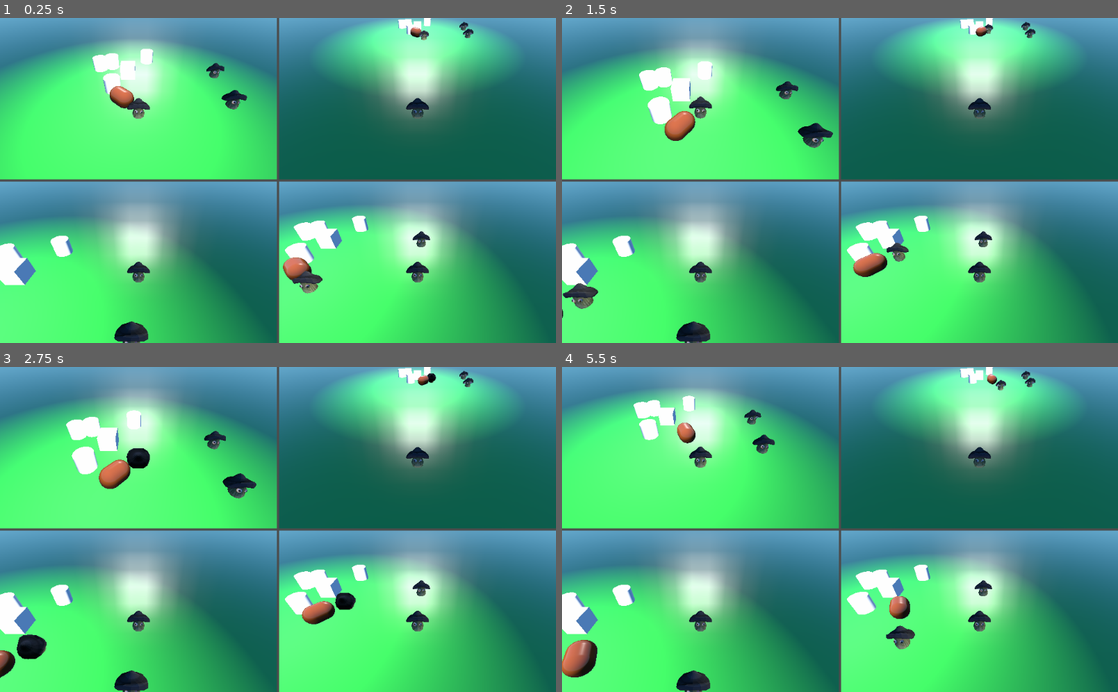
Above: before the commit, frames 1-4 (two rows, left to right).
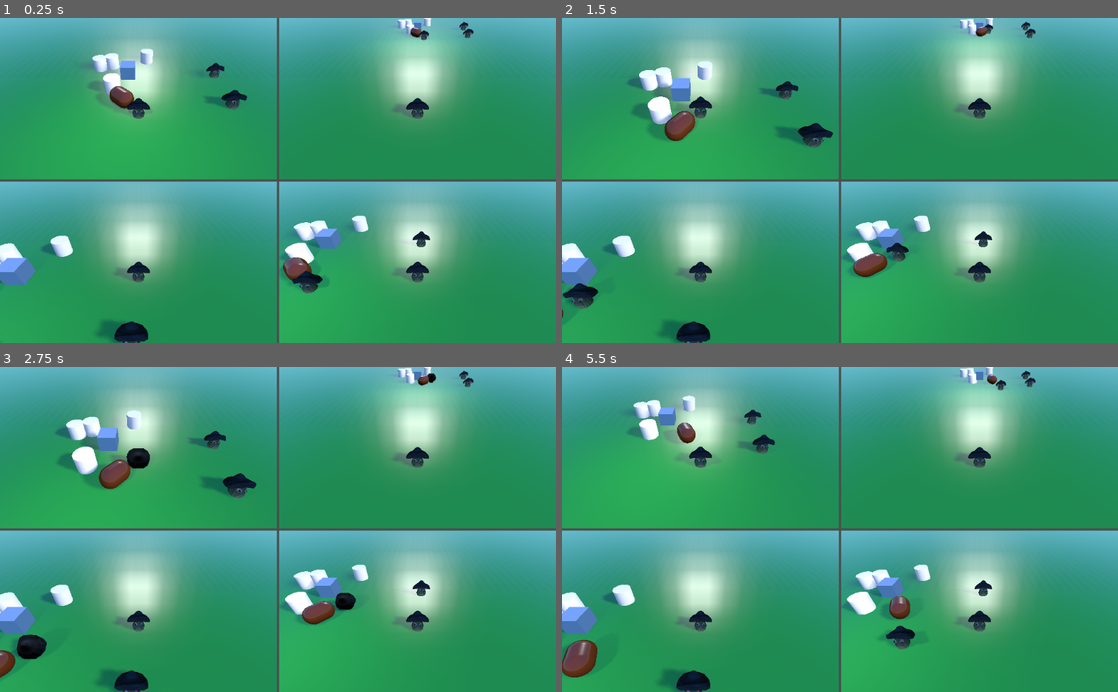
Above: after the commit, the same moments.

Repository: JohnMeadow1/ShroomDoom
Game: Godot game, scene res://viewports/viewports.tscn
Same seed, same stepped clock (60 frames per second), same inputs: the game is played once before the commit and once after it.
Inputs (mouse positions are in pixels of both pictures, inside the frame that each line leads up to):
- Up to frame 1 (0.25 s): no input
- Up to frame 2 (1.5 s): tap Enter at 0.5 s; move the mouse to (962, 164) at 0.52 s; hold Up (move_up_p1) 0.53-1.28 s; move the mouse to (728, 196) at 1.27 s; hold Down (move_down_p1) from 1.28 s (still down)
- Up to frame 3 (2.75 s): move the mouse to (333, 458) at 2.02 s; release Down (move_down_p1) at 2.03 s; hold Up (move_up_p1) from 2.03 s (still down)
- Up to frame 4 (5.5 s): move the mouse to (812, 594) at 2.77 s; move the mouse to (1006, 578) at 3.52 s; release Up (move_up_p1) at 3.53 s; hold Down (move_down_p1) from 3.53 s (still down); move the mouse to (673, 480) at 4.27 s; move the mouse to (867, 529) at 5.02 s

The runs differ from the first frame. In frame 1, 78% of the frame differs, in the area x 0-100%, y 0-100%; in frame 2, 77%; in frame 3, 76%; in frame 4, 77%.

Commit message:
shadows are back

Diff:
--- a/source/default_env.tres
+++ b/source/default_env.tres
@@ -7,8 +7,8 @@
 sky_horizon_color = Color( 0.556863, 0.823529, 0.909804, 1 )
 sky_curve = 0.25
 sky_energy = 1.0
-ground_bottom_color = Color( 0.101961, 0.145098, 0.188235, 1 )
-ground_horizon_color = Color( 0.482353, 0.788235, 0.952941, 1 )
+ground_bottom_color = Color( 0.188235, 0.126226, 0.101961, 1 )
+ground_horizon_color = Color( 0, 0.535156, 0.121246, 1 )
 ground_curve = 0.01
 ground_energy = 1.0
 sun_color = Color( 1, 1, 1, 1 )
@@ -19,6 +19,7 @@
 sun_curve = 0.05
 sun_energy = 16.0
 texture_size = 2
+_sections_unfolded = [ "Ground", "Sky" ]
 
 [resource]
 
@@ -98,3 +99,4 @@
 adjustment_brightness = 1.0
 adjustment_contrast = 1.0
 adjustment_saturation = 1.0
+_sections_unfolded = [ "Background" ]
--- a/source/main.tscn
+++ b/source/main.tscn
@@ -92,12 +92,12 @@
 
 transform = Transform( 1, 0, 0, 0, 1, 0, 0, 0, 1, 0, 0.870786, -6.3119 )
 
-[node name="OmniLight" type="OmniLight" parent="." index="3"]
+[node name="OmniLight2" type="OmniLight" parent="." index="3"]
 
-transform = Transform( 1, 0, 0, 0, 1, 0, 0, 0, 1, 0, 11.1384, 0 )
+transform = Transform( 1, 0, 0, 0, 1, 0, 0, 0, 1, 0, 7.84562, 4.36644 )
 layers = 1
 light_color = Color( 1, 1, 1, 1 )
-light_energy = 10.0
+light_energy = 1.0
 light_indirect_energy = 1.0
 light_negative = false
 light_specular = 0.5
@@ -109,8 +109,51 @@
 shadow_contact = 0.0
 shadow_reverse_cull_face = false
 editor_only = false
-omni_range = 25.1138
+omni_range = 19.1613
 omni_attenuation = 1.0
 omni_shadow_mode = 1
 omni_shadow_detail = 1
-_sections_unfolded = [ "Light", "Omni", "Shadow" ]
+_sections_unfolded = [ "Light", "Shadow" ]
+
+[node name="DirectionalLight" type="DirectionalLight" parent="OmniLight2" index="0"]
+
+transform = Transform( 0.256896, -0.593734, 0.762551, 0.189555, 0.804662, 0.562662, -0.947667, 0, 0.319259, 0, 2.45896, 5.17355 )
+layers = 1
+light_color = Color( 1, 1, 1, 1 )
+light_energy = 1.0
+light_indirect_energy = 1.0
+light_negative = false
+light_specular = 0.5
+light_bake_mode = 2
+light_cull_mask = -1
+shadow_enabled = true
+shadow_color = Color( 0, 0, 0, 1 )
+shadow_bias = 0.1
+shadow_contact = 0.0
+shadow_reverse_cull_face = false
+editor_only = false
+directional_shadow_mode = 2
+directional_shadow_split_1 = 0.1
+directional_shadow_split_2 = 0.2
+directional_shadow_split_3 = 0.5
+directional_shadow_blend_splits = false
+directional_shadow_normal_bias = 0.8
+directional_shadow_bias_split_scale = 0.25
+directional_shadow_depth_range = 0
+directional_shadow_max_distance = 200.0
+_sections_unfolded = [ "Light", "Shadow" ]
+
+[node name="BakedLightmap" type="BakedLightmap" parent="." index="4"]
+
+transform = Transform( 1, 0, 0, 0, 1, 0, 0, 0, 1, 0, 9.36707, 0 )
+layers = 1
+bake_cell_size = 0.25
+bake_quality = 1
+bake_mode = 0
+bake_propagation = 1.0
+bake_energy = 1.0
+bake_hdr = false
+bake_extents = Vector3( 85.6064, 10, 66.1049 )
+capture_cell_size = 0.5
+image_path = "."
+light_data = null
--- a/source/objects/tree.tscn
+++ b/source/objects/tree.tscn
@@ -32,9 +32,9 @@
 
 layers = 1
 material_override = null
-cast_shadow = 2
+cast_shadow = 1
 extra_cull_margin = 0.0
-use_in_baked_light = false
+use_in_baked_light = true
 lod_min_distance = 0.0
 lod_min_hysteresis = 0.0
 lod_max_distance = 0.0
--- a/source/player/player.tscn
+++ b/source/player/player.tscn
@@ -63,7 +63,7 @@
 distance_fade_enable = false
 _sections_unfolded = [ "Roughness" ]
 
-[node name="player" type="KinematicBody" index="0"]
+[node name="player" type="KinematicBody"]
 
 transform = Transform( 1, 0, 0, 0, -4.37114e-008, -1, 0, 1, -4.37114e-008, 0, 1, 0 )
 input_ray_pickable = true
--- a/source/start.tscn
+++ b/source/start.tscn
@@ -3,7 +3,7 @@
 [ext_resource path="res://icon.png" type="Texture" id=1]
 [ext_resource path="res://button.gd" type="Script" id=2]
 
-[node name="start" type="Node" index="0"]
+[node name="start" type="Node"]
 
 _sections_unfolded = [ "Anchor", "Focus", "Grow Direction", "Hint", "Margin", "Material", "Mouse", "Pause", "Rect", "Size Flags", "Textures", "Theme", "Visibility" ]
 
--- /dev/null
+++ b/source/test.tscn
@@ -0,0 +1,182 @@
+[gd_scene load_steps=3 format=2]
+
+[sub_resource type="PlaneMesh" id=1]
+
+custom_aabb = AABB( 0, 0, 0, 0, 0, 0 )
+size = Vector2( 10, 10 )
+subdivide_width = 0
+subdivide_depth = 0
+
+[sub_resource type="CubeMesh" id=2]
+
+custom_aabb = AABB( 0, 0, 0, 0, 0, 0 )
+size = Vector3( 1, 1, 1 )
+subdivide_width = 0
+subdivide_height = 0
+subdivide_depth = 0
+
+[node name="Node" type="Node"]
+
+[node name="ViewportContainer" type="ViewportContainer" parent="." index="0"]
+
+anchor_left = 0.0
+anchor_top = 0.0
+anchor_right = 0.0
+anchor_bottom = 0.0
+margin_right = 40.0
+margin_bottom = 40.0
+rect_pivot_offset = Vector2( 0, 0 )
+rect_clip_content = false
+mouse_filter = 0
+mouse_default_cursor_shape = 0
+size_flags_horizontal = 1
+size_flags_vertical = 1
+stretch = false
+stretch_shrink = 1
+
+[node name="Viewport" type="Viewport" parent="ViewportContainer" index="0"]
+
+arvr = false
+size = Vector2( 100, 100 )
+own_world = false
+world = null
+transparent_bg = false
+msaa = 0
+hdr = true
+disable_3d = false
+usage = 2
+debug_draw = 0
+render_target_v_flip = false
+render_target_clear_mode = 0
+render_target_update_mode = 3
+audio_listener_enable_2d = false
+audio_listener_enable_3d = false
+physics_object_picking = false
+gui_disable_input = false
+gui_snap_controls_to_pixels = true
+shadow_atlas_size = 0
+shadow_atlas_quad_0 = 2
+shadow_atlas_quad_1 = 2
+shadow_atlas_quad_2 = 3
+shadow_atlas_quad_3 = 4
+
+[node name="Camera" type="Camera" parent="ViewportContainer/Viewport" index="0"]
+
+transform = Transform( 1, 0, 0, 0, 0.839697, 0.543055, 0, -0.543055, 0.839697, 0, 1.63026, 1.40128 )
+keep_aspect = 1
+cull_mask = 1048575
+environment = null
+h_offset = 0.0
+v_offset = 0.0
+doppler_tracking = 0
+projection = 0
+current = true
+fov = 70.0
+size = 1.0
+near = 0.05
+far = 100.0
+
+[node name="MeshInstance" type="MeshInstance" parent="ViewportContainer/Viewport" index="1"]
+
+transform = Transform( 1, 0, 0, 0, 1, 0, 0, 0, 1, 0, 0.794145, 0 )
+layers = 1
+material_override = null
+cast_shadow = 1
+extra_cull_margin = 0.0
+use_in_baked_light = false
+lod_min_distance = 0.0
+lod_min_hysteresis = 0.0
+lod_max_distance = 0.0
+lod_max_hysteresis = 0.0
+mesh = SubResource( 1 )
+skeleton = NodePath("..")
+material/0 = null
+
+[node name="MeshInstance2" type="MeshInstance" parent="ViewportContainer/Viewport" index="2"]
+
+transform = Transform( 1, 0, 0, 0, 1, 0, 0, 0, 1, 0, 0.794145, 0 )
+layers = 1
+material_override = null
+cast_shadow = 1
+extra_cull_margin = 0.0
+use_in_baked_light = false
+lod_min_distance = 0.0
+lod_min_hysteresis = 0.0
+lod_max_distance = 0.0
+lod_max_hysteresis = 0.0
+mesh = SubResource( 2 )
+skeleton = NodePath("..")
+material/0 = null
+
+[node name="DirectionalLight" type="DirectionalLight" parent="ViewportContainer/Viewport" index="3"]
+
+transform = Transform( 0.0815569, -0.850926, 0.518915, 0, 0.520649, 0.853771, -0.996669, -0.0696308, 0.0424625, 7.83064, 6.42677, 4.12442 )
+layers = 1
+light_color = Color( 1, 1, 1, 1 )
+light_energy = 1.0
+light_indirect_energy = 1.0
+light_negative = false
+light_specular = 0.5
+light_bake_mode = 1
+light_cull_mask = -1
+shadow_enabled = true
+shadow_color = Color( 0, 0, 0, 1 )
+shadow_bias = 0.0
+shadow_contact = 0.0
+shadow_reverse_cull_face = false
+editor_only = false
+directional_shadow_mode = 2
+directional_shadow_split_1 = 0.1
+directional_shadow_split_2 = 0.2
+directional_shadow_split_3 = 0.5
+directional_shadow_blend_splits = false
+directional_shadow_normal_bias = 0.8
+directional_shadow_bias_split_scale = 0.25
+directional_shadow_depth_range = 0
+directional_shadow_max_distance = 200.0
+_sections_unfolded = [ "Shadow" ]
+
+[node name="ViewportContainer2" type="ViewportContainer" parent="." index="1"]
+
+anchor_left = 0.0
+anchor_top = 0.0
+anchor_right = 0.0
+anchor_bottom = 0.0
+margin_left = 552.0
+margin_top = 39.0
+margin_right = 847.0
+margin_bottom = 334.0
+rect_pivot_offset = Vector2( 0, 0 )
+rect_clip_content = false
+mouse_filter = 0
+mouse_default_cursor_shape = 0
+size_flags_horizontal = 1
+size_flags_vertical = 1
+stretch = false
+stretch_shrink = 1
+
+[node name="Viewport2" type="Viewport" parent="ViewportContainer2" index="0"]
+
+arvr = false
+size = Vector2( 100, 100 )
+own_world = false
+world = null
+transparent_bg = false
+msaa = 0
+hdr = true
+disable_3d = false
+usage = 2
+debug_draw = 0
+render_target_v_flip = false
+render_target_clear_mode = 0
+render_target_update_mode = 3
+audio_listener_enable_2d = false
+audio_listener_enable_3d = false
+physics_object_picking = false
+gui_disable_input = false
+gui_snap_controls_to_pixels = true
+shadow_atlas_size = 0
+shadow_atlas_quad_0 = 2
+shadow_atlas_quad_1 = 2
+shadow_atlas_quad_2 = 3
+shadow_atlas_quad_3 = 4
--- a/source/viewports/viewports.tscn
+++ b/source/viewports/viewports.tscn
@@ -4,7 +4,7 @@
 [ext_resource path="res://main.tscn" type="PackedScene" id=2]
 [ext_resource path="res://player/player.tscn" type="PackedScene" id=3]
 
-[node name="splitscreen" type="Node"]
+[node name="splitscreen" type="Node" index="0"]
 
 script = ExtResource( 1 )
 
@@ -60,39 +60,16 @@
 physics_object_picking = false
 gui_disable_input = false
 gui_snap_controls_to_pixels = true
-shadow_atlas_size = -1
-shadow_atlas_quad_0 = 2
-shadow_atlas_quad_1 = 2
-shadow_atlas_quad_2 = 3
-shadow_atlas_quad_3 = 4
-_sections_unfolded = [ "Audio Listener", "Rendering", "Shadow Atlas" ]
+shadow_atlas_size = 2048
+shadow_atlas_quad_0 = 2
+shadow_atlas_quad_1 = 2
+shadow_atlas_quad_2 = 3
+shadow_atlas_quad_3 = 4
+_sections_unfolded = [ "Audio Listener", "Render Target", "Rendering", "Shadow Atlas" ]
 
 [node name="main" parent="ViewportsContainer/Player1/Viewport1" index="0" instance=ExtResource( 2 )]
 
 [node name="player" parent="ViewportsContainer/Player1/Viewport1" index="1" instance=ExtResource( 3 )]
-
-[node name="OmniLight" type="OmniLight" parent="ViewportsContainer/Player1/Viewport1" index="2"]
-
-transform = Transform( 1, 0, 0, 0, 1, 0, 0, 0, 1, 0, 2.94309, 2.79581 )
-layers = 1
-light_color = Color( 1, 1, 1, 1 )
-light_energy = 1.0
-light_indirect_energy = 1.0
-light_negative = false
-light_specular = 0.5
-light_bake_mode = 1
-light_cull_mask = -1
-shadow_enabled = true
-shadow_color = Color( 0, 0, 0, 1 )
-shadow_bias = 0.15
-shadow_contact = 0.0
-shadow_reverse_cull_face = false
-editor_only = false
-omni_range = 31.1206
-omni_attenuation = 1.0
-omni_shadow_mode = 1
-omni_shadow_detail = 1
-_sections_unfolded = [ "Shadow" ]
 
 [node name="Player2" type="ViewportContainer" parent="ViewportsContainer" index="1"]
 
@@ -133,12 +110,12 @@
 physics_object_picking = false
 gui_disable_input = false
 gui_snap_controls_to_pixels = true
-shadow_atlas_size = 0
-shadow_atlas_quad_0 = 2
-shadow_atlas_quad_1 = 2
-shadow_atlas_quad_2 = 3
-shadow_atlas_quad_3 = 4
-_sections_unfolded = [ "Rendering" ]
+shadow_atlas_size = 2048
+shadow_atlas_quad_0 = 2
+shadow_atlas_quad_1 = 2
+shadow_atlas_quad_2 = 3
+shadow_atlas_quad_3 = 4
+_sections_unfolded = [ "Rendering", "Shadow Atlas" ]
 
 [node name="player2" parent="ViewportsContainer/Player2/Viewport2" index="0" instance=ExtResource( 3 )]
 
@@ -184,11 +161,12 @@
 physics_object_picking = false
 gui_disable_input = false
 gui_snap_controls_to_pixels = true
-shadow_atlas_size = 0
-shadow_atlas_quad_0 = 2
-shadow_atlas_quad_1 = 2
-shadow_atlas_quad_2 = 3
-shadow_atlas_quad_3 = 4
+shadow_atlas_size = 2048
+shadow_atlas_quad_0 = 2
+shadow_atlas_quad_1 = 2
+shadow_atlas_quad_2 = 3
+shadow_atlas_quad_3 = 4
+_sections_unfolded = [ "Shadow Atlas" ]
 
 [node name="player3" parent="ViewportsContainer/Player3/Viewport3" index="0" instance=ExtResource( 3 )]
 
@@ -236,7 +214,7 @@
 physics_object_picking = false
 gui_disable_input = false
 gui_snap_controls_to_pixels = true
-shadow_atlas_size = 0
+shadow_atlas_size = 2048
 shadow_atlas_quad_0 = 2
 shadow_atlas_quad_1 = 2
 shadow_atlas_quad_2 = 3
